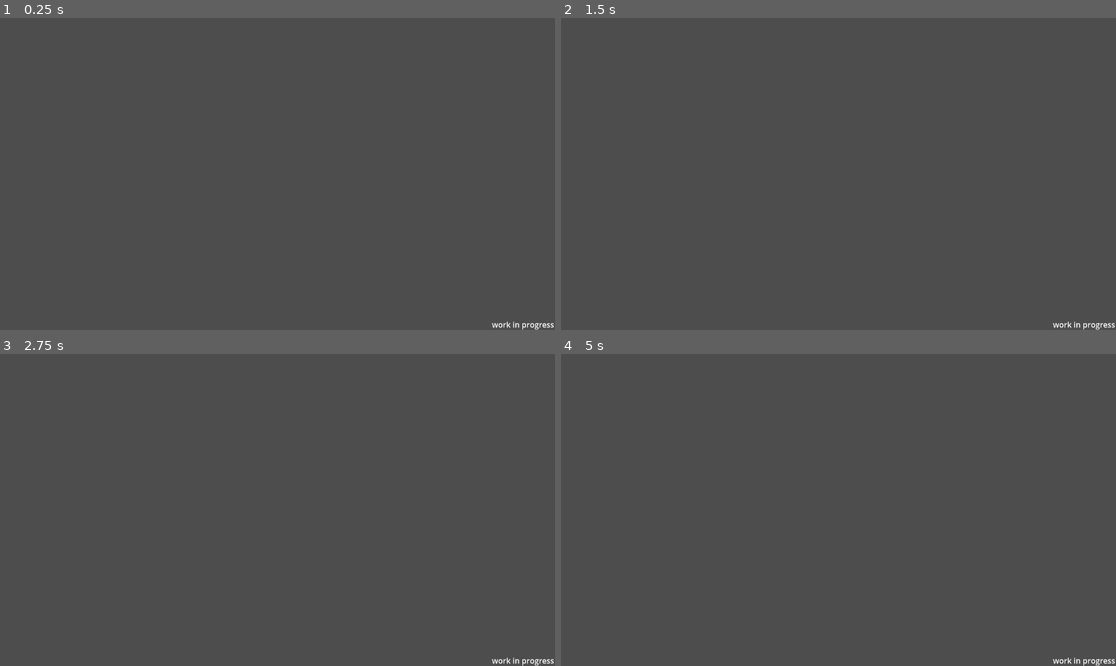
Above: before the commit, frames 1-4 (two rows, left to right).
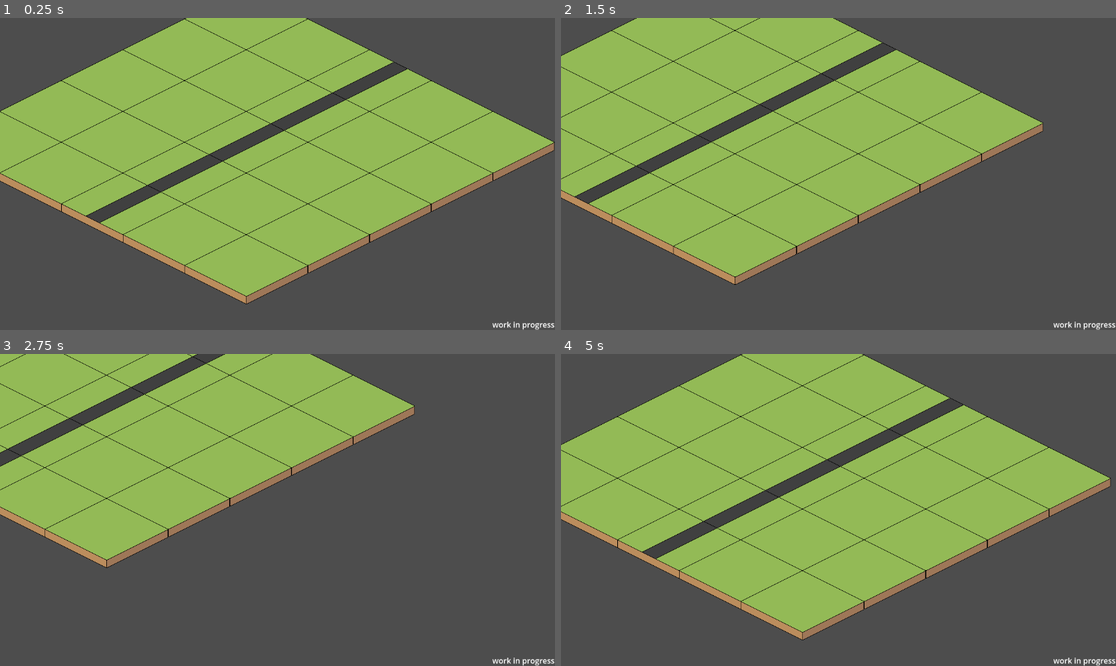
Above: after the commit, the same moments.

Repository: Olyveon/DinoPark
Game: Godot game, scene res://scenes/game.tscn
Two runs of this game, one before a commit and one after it. Both use one fixed random seed, a clock stepped at 60 frames per second and the inputs below.
Inputs:
- Up to frame 1 (0.25 s): no input
- Up to frame 2 (1.5 s): tap Enter at 0.5 s; hold D (move_right) 0.53-1.28 s; hold S (move_down) from 1.28 s (still down)
- Up to frame 3 (2.75 s): release S (move_down) at 2.03 s; hold D (move_right) from 2.03 s (still down)
- Up to frame 4 (5 s): release D (move_right) at 2.78 s; hold Up (move_up) 2.78-3.53 s; hold A (move_left) from 3.53 s (still down)

The runs differ from the first frame. In frame 1, 53% of the frame differs, in the area x 0-100%, y 0-100%; in frame 2, 47%; in frame 3, 33%; in frame 4, 53%.

Commit message:
added a test tilemap

Diff:
--- a/project.godot
+++ b/project.godot
@@ -10,7 +10,8 @@
 
 [application]
 
-config/name="DInoPark"
+config/name="DinoPark"
+config/version="v0.0.1"
 run/main_scene="res://scenes/game.tscn"
 config/features=PackedStringArray("4.2", "Forward Plus")
 config/icon="res://icon.svg"
--- a/scenes/game.tscn
+++ b/scenes/game.tscn
@@ -1,10 +1,26 @@
-[gd_scene load_steps=4 format=3 uid="uid://b1tom3lko7gjj"]
+[gd_scene load_steps=6 format=3 uid="uid://b1tom3lko7gjj"]
 
 [ext_resource type="Script" path="res://scripts/player.gd" id="1_8t4nh"]
+[ext_resource type="Texture2D" uid="uid://c6dwgxf60u7qj" path="res://assets/sprites/standard_tilemap.png" id="1_oenw5"]
+
+[sub_resource type="TileSetAtlasSource" id="TileSetAtlasSource_ine23"]
+texture = ExtResource("1_oenw5")
+texture_region_size = Vector2i(256, 144)
+0:0/0 = 0
+0:0/0/texture_origin = Vector2i(0, -8)
+1:0/0 = 0
+1:0/0/texture_origin = Vector2i(0, -8)
+2:0/0 = 0
+2:0/0/texture_origin = Vector2i(0, -8)
+3:0/0 = 0
+3:0/0/texture_origin = Vector2i(0, -8)
 
 [sub_resource type="TileSet" id="TileSet_okvup"]
 tile_shape = 1
+tile_layout = 5
+tile_offset_axis = 1
 tile_size = Vector2i(256, 128)
+sources/0 = SubResource("TileSetAtlasSource_ine23")
 
 [sub_resource type="GDScript" id="GDScript_6jcqk"]
 script/source = "extends Camera2D
@@ -25,6 +41,7 @@
 [node name="TileMap" type="TileMap" parent="."]
 tile_set = SubResource("TileSet_okvup")
 format = 2
+layer_0/tile_data = PackedInt32Array(3, 131072, 0, 2, 65536, 0, -65534, 65536, 0, -65533, 131072, 0, 65540, 65536, 0, 65539, 131072, 0, 65538, 65536, 0, 4, 65536, 0, -65532, 65536, 0, -131068, 65536, 0, -131069, 131072, 0, -131070, 65536, 0, -131071, 65536, 0, -65535, 65536, 0, 1, 65536, 0, 65537, 65536, 0, 131073, 65536, 0, 131074, 65536, 0, 131075, 131072, 0, 131076, 65536, 0, 131077, 65536, 0, 65541, 65536, 0, 5, 65536, 0, -65531, 65536, 0, -131067, 65536, 0)
 
 [node name="Player" type="Node2D" parent="."]
 script = ExtResource("1_8t4nh")
@@ -33,16 +50,25 @@
 position = Vector2(577, 322)
 script = SubResource("GDScript_6jcqk")
 
-[node name="UI" type="Control" parent="Player"]
+[node name="CanvasLayer" type="CanvasLayer" parent="Player"]
+
+[node name="UI" type="Control" parent="Player/CanvasLayer"]
 layout_mode = 3
-anchors_preset = 0
-offset_right = 40.0
-offset_bottom = 40.0
+anchors_preset = 15
+anchor_right = 1.0
+anchor_bottom = 1.0
+grow_horizontal = 2
+grow_vertical = 2
 
-[node name="Label" type="Label" parent="Player/UI"]
-layout_mode = 0
-offset_left = 1022.0
-offset_top = 623.0
-offset_right = 1152.0
-offset_bottom = 646.0
+[node name="Label" type="Label" parent="Player/CanvasLayer/UI"]
+layout_mode = 1
+anchors_preset = 3
+anchor_left = 1.0
+anchor_top = 1.0
+anchor_right = 1.0
+anchor_bottom = 1.0
+offset_left = -130.0
+offset_top = -23.0
+grow_horizontal = 0
+grow_vertical = 0
 text = "work in progress"
--- a/scripts/player.gd
+++ b/scripts/player.gd
@@ -1,6 +1,6 @@
 extends Node2D
 
-const camera_speed = 100.0
+const camera_speed = 200.0
 # Called when the node enters the scene tree for the first time.
 func _ready():
 	pass # Replace with function body.
Binary file removed: assets/sprites/coin.png
Binary file added: assets/sprites/standard_box.png
Not shown, added: assets/sprites/standard_box.png.import
Binary file added: assets/sprites/standard_tilemap.png
Not shown, changed: assets/sprites/standard_tilemap.png.import
